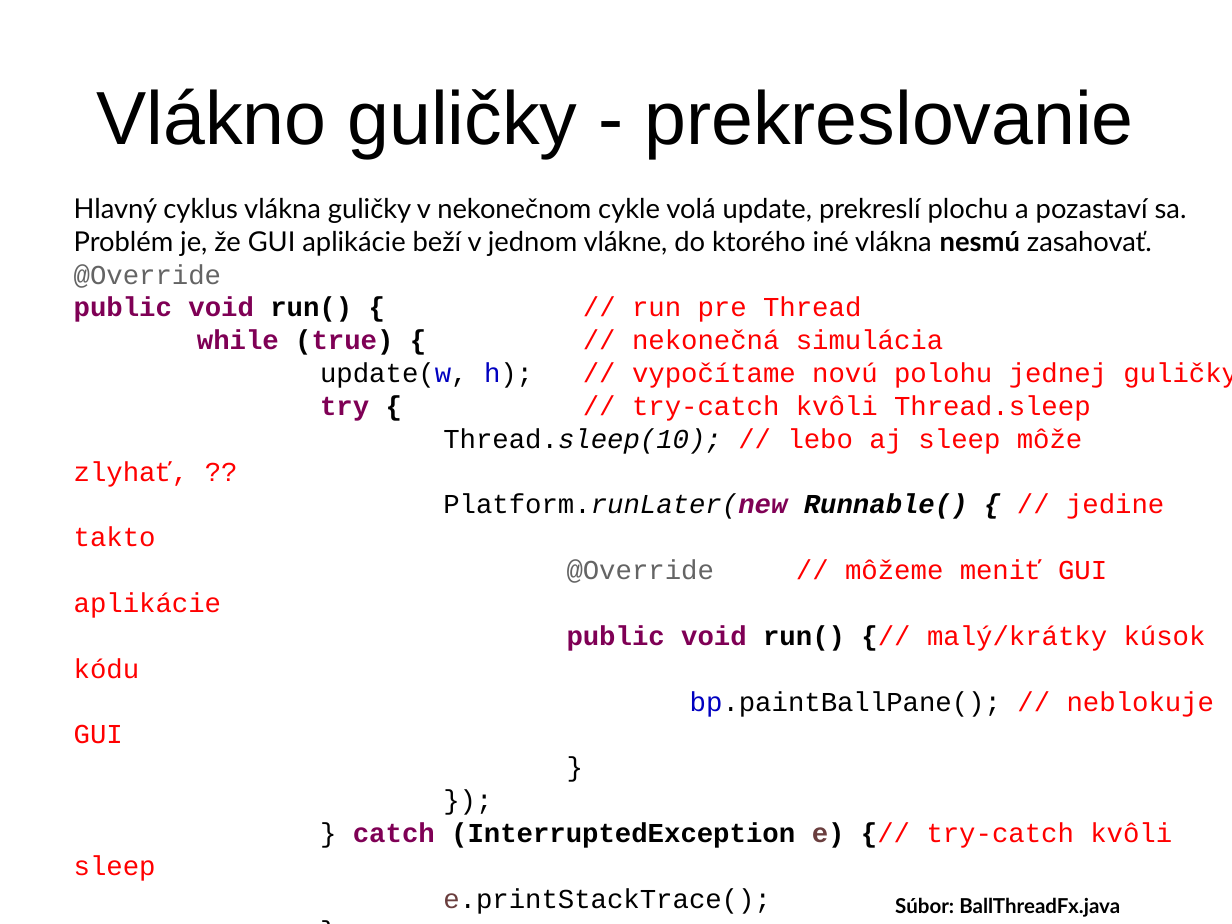
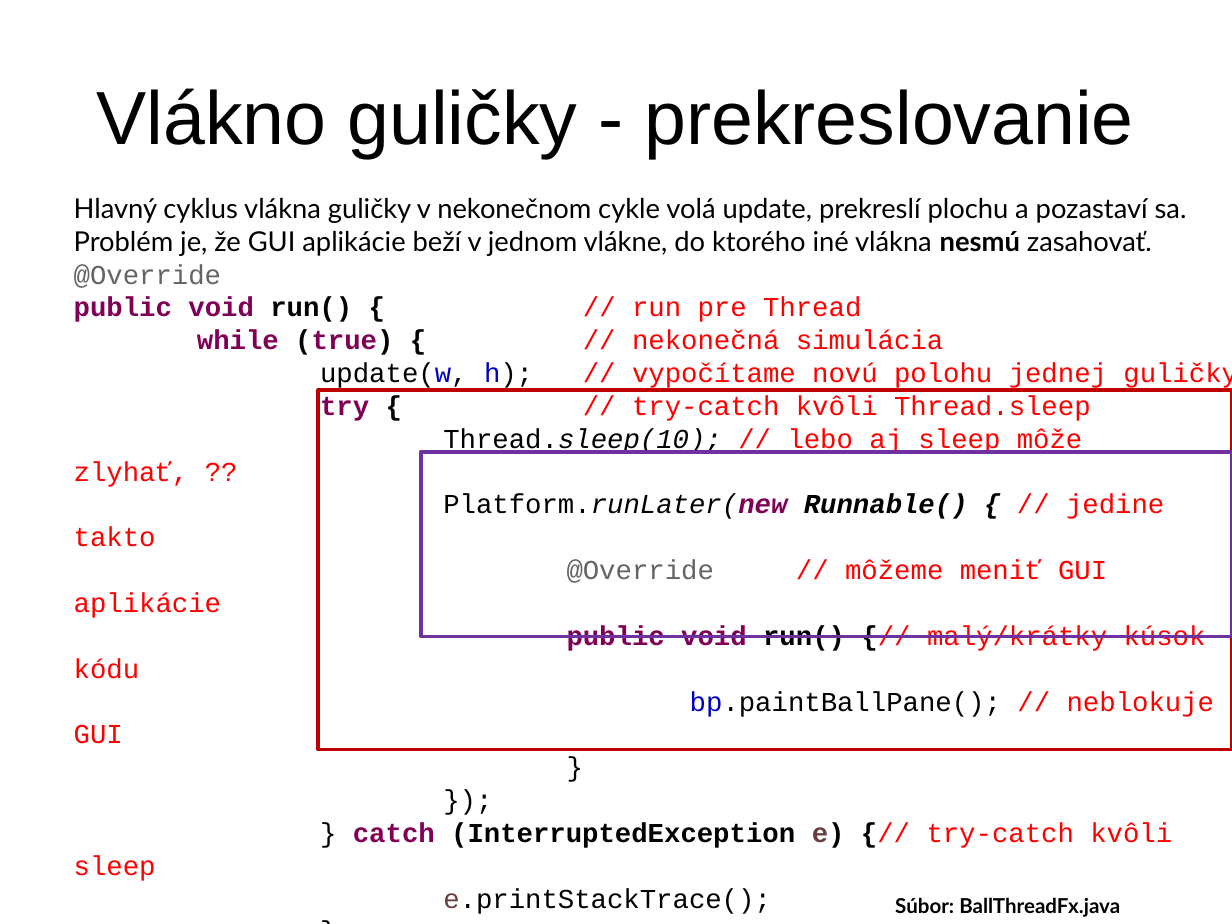
Before and after one commit to Programovanie4/Prednasky, a slide deck: slide 12 of 08/08_java.ppt. Drawn at 1232x924 pixels with LibreOffice and Linux fonts; fonts in the diff are those of the drawing. Boxes give left, top, right and bottom in pixels: in the first picture for what was removed or moved away, otherwise in the second. Text is boxed around its words. In the diff, an @@ line names an element or a change of style, - is before the commit and + after.

```diff
--- a/08/08_java.ppt
+++ b/08/08_java.ppt
@@ rectangle added at bbox=[318, 391, 1232, 750], outline #C00000 2.24 pt @@
@@ rectangle added at bbox=[421, 452, 1232, 637], outline #7030A0 2.24 pt @@
```
Also in this commit, not shown: 3 other slides changed, 1 other file.
